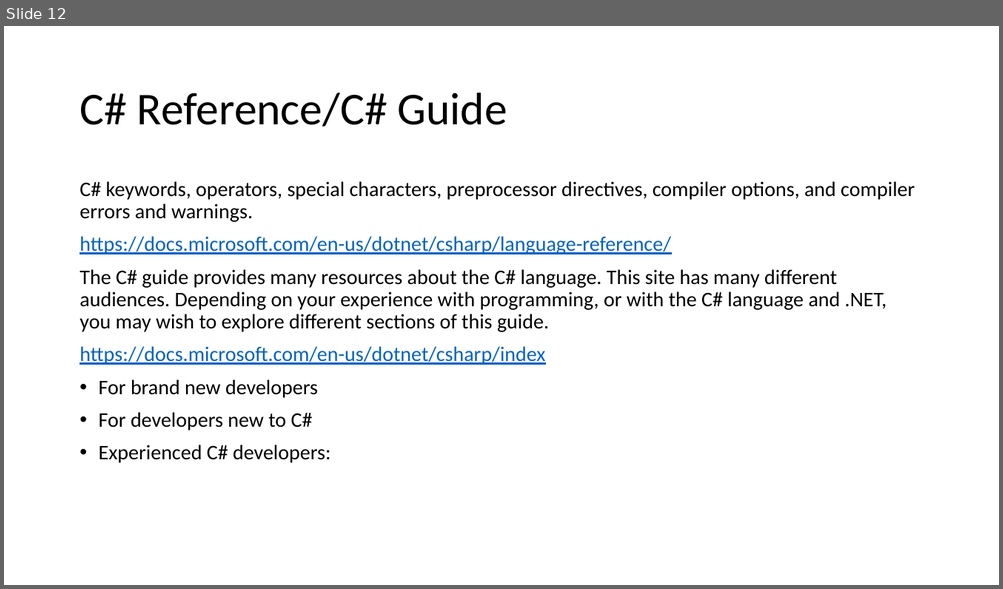
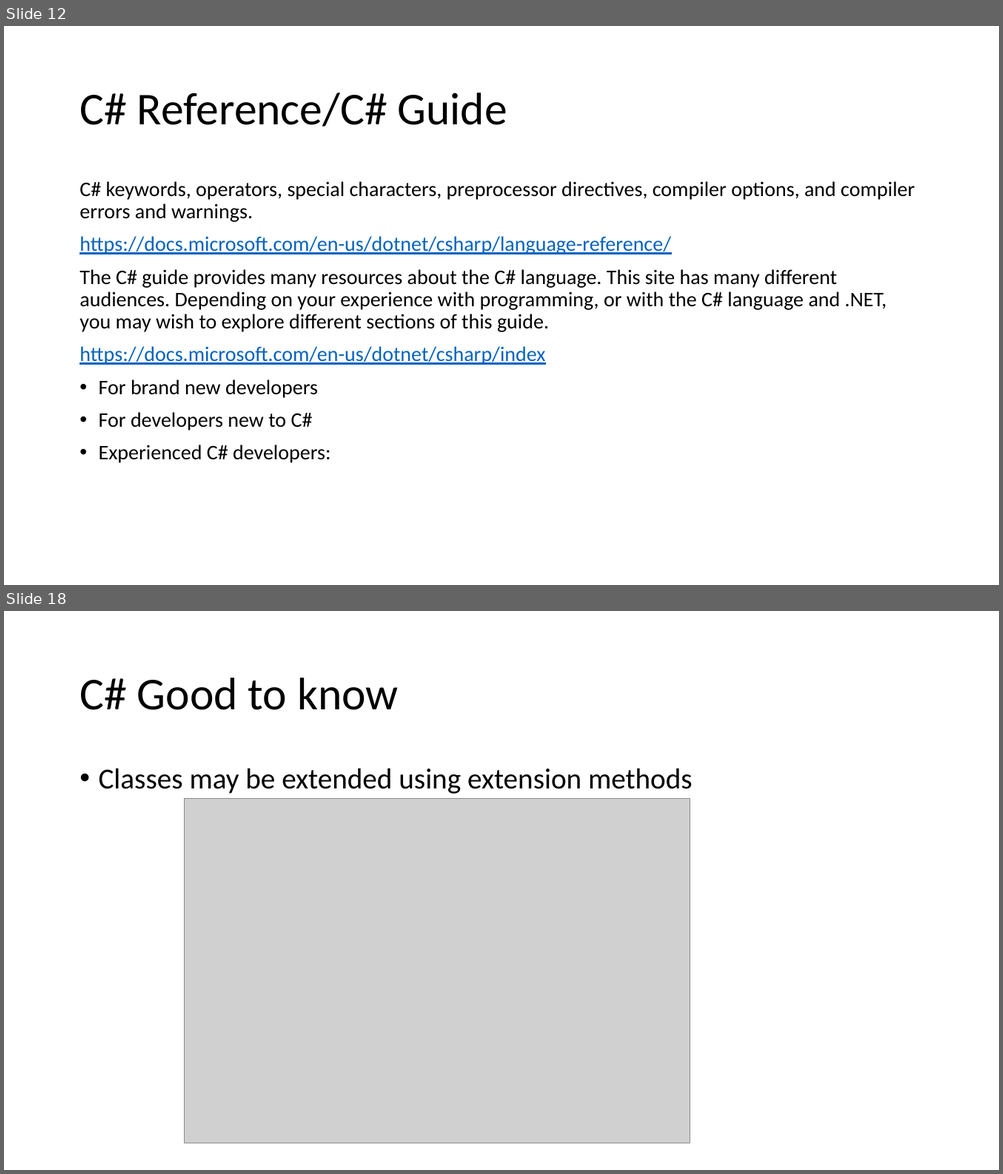
Before and after one commit to karenpayneoregon/VisualStudioEducation, a slide deck: PowerPoint/Working with Visual Studio.pptx. Shown one above the other, each under a label of ours: slide 12 before the commit, slides 12 and 18 after it; the slides between them are not shown. The pictures are 1003x589 and 1003x1174 pixels, drawn with LibreOffice and Linux fonts; fonts in the diff are those of the drawing; grey boxes stand for pictures. Boxes give left, top, right and bottom in pixels: in the first picture for what was removed or moved away, otherwise in the second. Text is boxed around its words. In the diff, an @@ line names an element or a change of style, - is before the commit and + after.

```diff
--- a/PowerPoint/Working with Visual Studio.pptx
+++ b/PowerPoint/Working with Visual Studio.pptx
@@ slide 18 added at (x1=4, y1=611, x2=999, y2=1170), background #FFFFFF @@
@@ title added at (x1=79, y1=678, x2=398, y2=710), 44 pt, text #000000 @@
+C# Good to know
@@ text added at (x1=99, y1=768, x2=692, y2=794), 28 pt, text #000000 @@
+• Classes may be extended using extension methods
@@ picture added at (x1=184, y1=798, x2=690, y2=1143) @@
```
Also in this commit, not shown: 6 other slides added, 54 other files.
